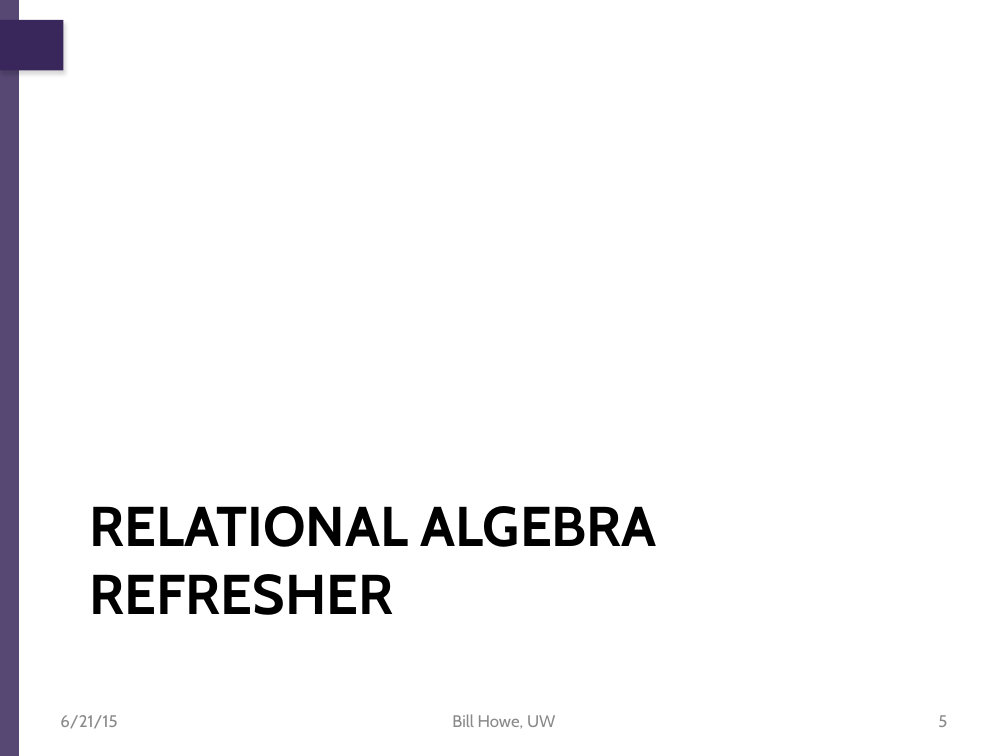
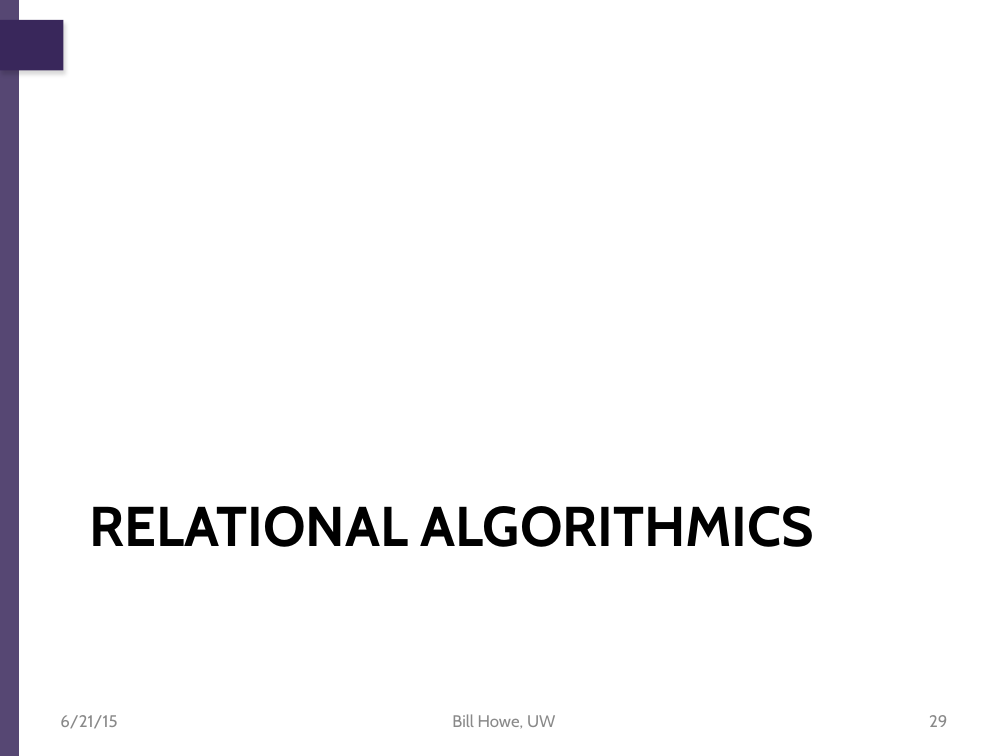
Before and after one commit to billhowe/datasci_course_materials, a slide deck: slide 29 of day1_data_management/part1_relational/03_relational_data_science.pptx (slide 5 before the commit). Drawn at 1008x756 pixels with LibreOffice and Linux fonts; fonts in the diff are those of the drawing; background and template pictures are left out. Boxes give left, top, right and bottom in pixels: in the first picture for what was removed or moved away, otherwise in the second. Text is boxed around its words. In the diff, an @@ line names an element or a change of style, - is before the commit and + after.

Commit message:
Refocus relational on data science

```diff
--- a/day1_data_management/part1_relational/03_relational_data_science.pptx
+++ b/day1_data_management/part1_relational/03_relational_data_science.pptx
@@ title at bbox=[90, 506, 814, 547]: text changed @@
-RELATIONAL ALGEBRA REFRESHER
+RELATIONAL ALGORITHMICS
@@ page number at bbox=[929, 715, 947, 727]: text changed @@
-5
+29
```
Also in this commit, not shown: 1 other slide changed, 6 slides added, 31 slides removed, 3 other files.
